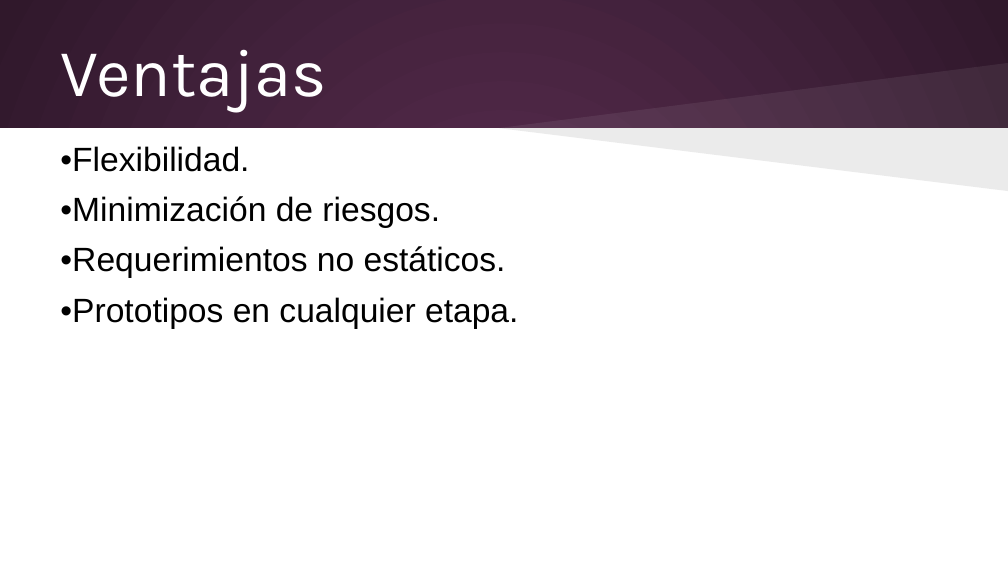
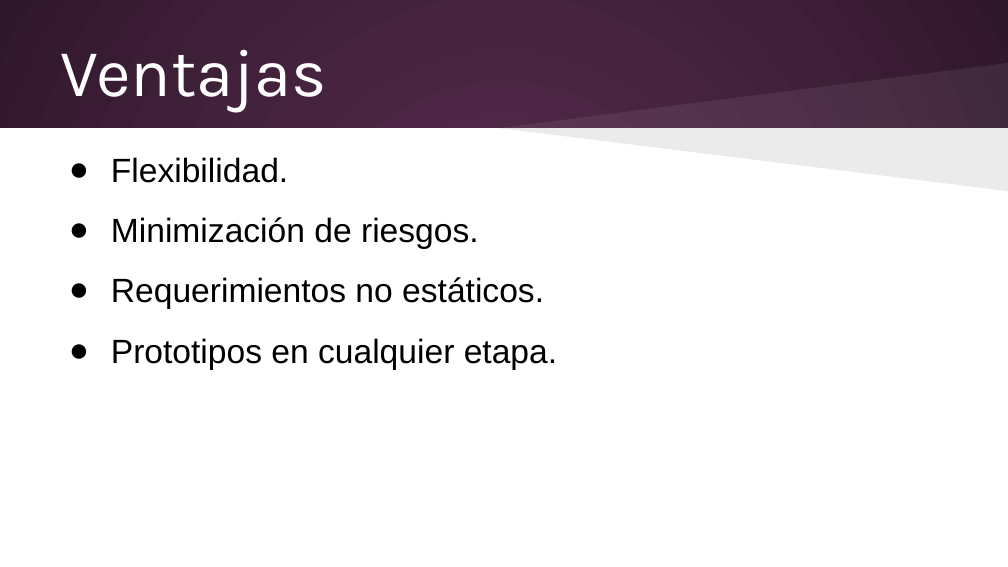
Before and after one commit to elizabethvillalobos/cenfotec-proyecto-1, a slide deck: slide 10 of Entregables/Alvaro/Metodologías de Desarrollo/Presentación viernes 13 de junio.pptx (slide 9 before the commit). Drawn at 1008x567 pixels with LibreOffice and Linux fonts; fonts in the diff are those of the drawing. Boxes give left, top, right and bottom in pixels: in the first picture for what was removed or moved away, otherwise in the second. Text is boxed around its words. In the diff, an @@ line names an element or a change of style, - is before the commit and + after.

```diff
--- a/Entregables/Alvaro/Metodologías de Desarrollo/Presentación viernes 13 de junio.pptx
+++ b/Entregables/Alvaro/Metodologías de Desarrollo/Presentación viernes 13 de junio.pptx
@@ text at (x1=111, y1=157, x2=557, y2=370): text changed @@
-•Flexibilidad.
-•Minimización de riesgos.
-•Requerimientos no estáticos.
-•Prototipos en cualquier etapa.
+● Flexibilidad.
+● Minimización de riesgos.
+● Requerimientos no estáticos.
+● Prototipos en cualquier etapa.
```
Also in this commit, not shown: 16 other slides changed, 1 slide added, 26 other files.
